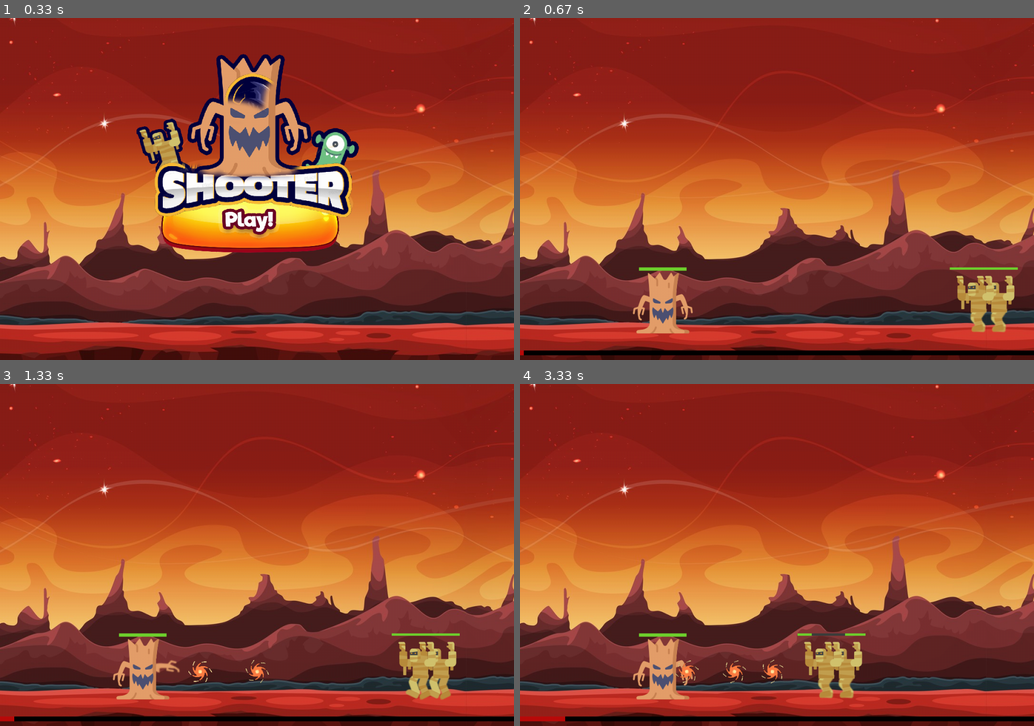
Above: before the commit, frames 1-4 (two rows, left to right).
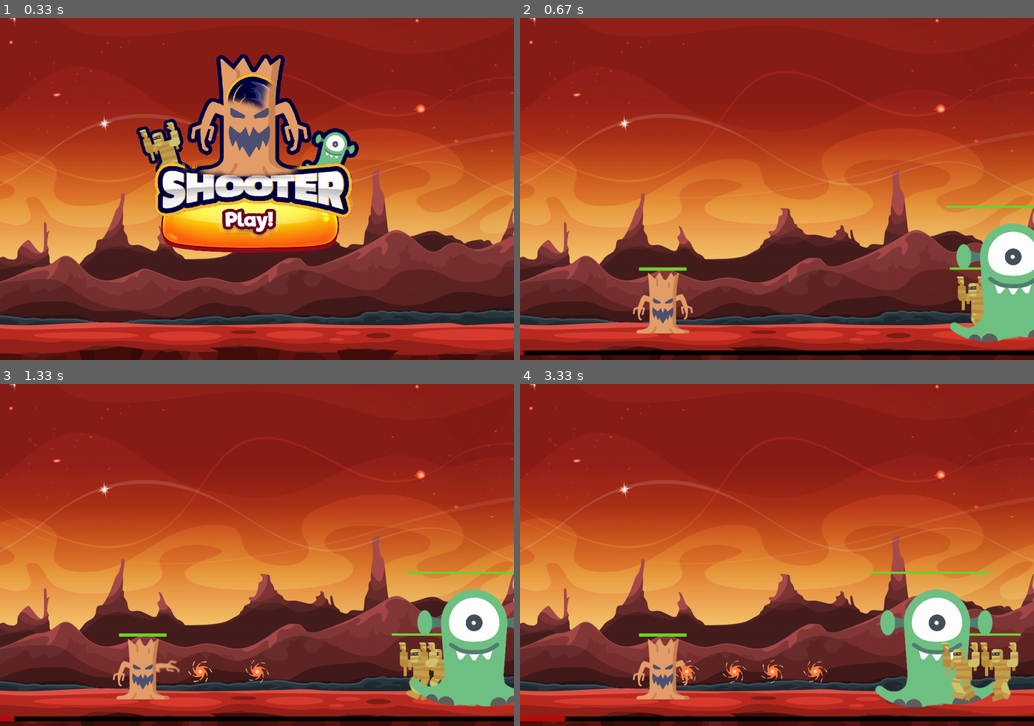
Above: after the commit, the same moments.

Repository: MounirBlk/PYGAME-RPG
Game: pygame game, started from main.py
Same seed, same stepped clock (60 frames per second), same inputs: the game is played once before the commit and once after it.
Inputs (mouse positions are in pixels of both pictures, inside the frame that each line leads up to):
- Up to frame 1 (0.33 s): no input
- Up to frame 2 (0.67 s): click (777, 189) at 0.38 s
- Up to frame 3 (1.33 s): tap Space at 0.67, 1.07 s
- Up to frame 4 (3.33 s): tap Space at 1.37, 1.57, 1.9, 2.2, 2.4, 2.7, 2.97, 3.3 s

Frame 1 is identical in both runs. In frame 2, 4.0% of the frame differs, in the area x 82-100%, y 54-95%; in frame 3, 5.0%; in frame 4, 7.3%, in the area x 54-98%, y 54-95%.

Commit message:
🚀 RELEASE: PART 9 - ALIEN AND FPS

Diff:
--- a/animation.py
+++ b/animation.py
@@ -4,9 +4,11 @@
 import random
 
 class AnimateSprite(pygame.sprite.Sprite):
-    def __init__(self, sprite_name):
+    def __init__(self, sprite_name, size = (200, 200)):
         super().__init__()
+        self.size = size
         self.image = pygame.image.load(f'assets/{sprite_name}.png')
+        self.image = pygame.transform.scale(self.image, self.size)
         self.current_image = 0
         self.images = animations.get(sprite_name)
         self.animation = False
@@ -21,6 +23,7 @@
                 if loop is False:
                     self.animation = False
             self.image = self.images[self.current_image]
+            self.image = pygame.transform.scale(self.image, self.size)
 
 # chargement des images d'un sprite
 def load_animation_images(sprite_name):
--- a/comet.py
+++ b/comet.py
@@ -2,6 +2,7 @@
 import pygame
 from pygame import * #a retirer
 import random
+from monster import *
 
 class Comet(pygame.sprite.Sprite):
     def __init__(self, comet_event):
@@ -18,8 +19,7 @@
         self.comet_event.all_comets.remove(self)
         if len(self.comet_event.all_comets) == 0: # check si le nb de comets est a 0
             self.comet_event.reset_percent()
-            for i in range(2):
-                self.comet_event.game.spawn_monster()
+            self.comet_event.game.start()
 
     def fall(self):
         self.rect.y += self.speed
--- a/game.py
+++ b/game.py
@@ -2,11 +2,12 @@
 import pygame
 from pygame import * #a retirer
 from player import Player
-from monster import Monster
+from monster import *
 from comet_event import CometFallEvent
 import math
 import random
 
+FPS = 60
 class Game:
     def __init__(self):
         self.is_playing = False # definir si le jeu a commencé ou pas
@@ -25,7 +26,8 @@
     def start(self):
         self.is_playing = True
         for monster in range(2):
-            self.spawn_monster()
+            self.spawn_monster(Mummy)
+        self.spawn_monster(Alien)
 
     def game_over(self): # remettre le jeu à neuf
         self.all_monsters = pygame.sprite.Group()
@@ -50,8 +52,8 @@
     def check_collision(self, sprite, group):
         return pygame.sprite.spritecollide(sprite, group, False, pygame.sprite.collide_mask)
 
-    def spawn_monster(self):
-        self.all_monsters.add(Monster(self))
+    def spawn_monster(self, monster_class_name):
+        self.all_monsters.add(monster_class_name.__call__(self)) # instancie la Class en fonction du parametre de la fonction
 
     def walls(self, direction):
         if direction == 'right':
@@ -114,5 +116,5 @@
                     if self.play_button_rect.collidepoint(event.pos):
                         self.start() # lancer le jeu
 
-            clock.tick(60) #SET FPS
+            clock.tick(FPS) #SET FPS
         pygame.quit() #Quit
--- a/monster.py
+++ b/monster.py
@@ -5,8 +5,8 @@
 import math
 import animation
 class Monster(animation.AnimateSprite):
-    def __init__(self, game):
-        super().__init__('mummy')
+    def __init__(self, game, name, size, offset = 0):
+        super().__init__(name, size)
         self.game = game
         health = 100
         self.health = health
@@ -14,18 +14,22 @@
         self.attack = 0.3
         self.rect = self.image.get_rect()
         self.rect.x = math.ceil(self.game.screen.get_width() * 0.9) - random.randint(0, 150)
-        self.rect.y = math.ceil(self.game.player.rect.y + (self.game.player.rect.y / 12.5))
+        self.rect.y = math.ceil(self.game.player.rect.y + (self.game.player.rect.y / 12.5)) - offset
         self.speed = random.randint(2, 4)
         self.start_animation()
 
     def get_damage(self, amount):
         self.health -= amount # infliger des dégats au monstre
         if self.health <= 0: # verifier le nombre de points de vie
-            # reapparaitre comme un nouveau monstre (possibilité de supprimer le monstre avec self.player.all_monsters.remove(self) # supprimer le monstre )
-            self.rect.x = math.ceil(self.game.screen.get_width() * 0.9) - random.randint(0, 150)
+            # reapparaitre comme un nouveau monstre (possibilité de supprimer le monstre avec self.game.all_monsters.remove(self))
+            '''self.rect.x = math.ceil(self.game.screen.get_width() * 0.9) - random.randint(0, 150)
             self.rect.y = math.ceil(self.game.player.rect.y + (self.game.player.rect.y / 12.5))
             self.health = self.max_health
-            self.speed = random.randint(2, 3)
+            self.speed = random.randint(2, 3)'''
+            self.game.all_monsters.remove(self)
+            tabTypeMonstersClass = [Mummy, Alien]
+            typeMonsterClass = tabTypeMonstersClass[random.randint(0, len(tabTypeMonstersClass) - 1)]
+            self.game.spawn_monster(typeMonsterClass)
 
             if self.game.comet_event.is_full_loaded(): # check si la barre d'evement de comet est chargé
                 self.game.all_monsters.remove(self)
@@ -44,3 +48,16 @@
         else:
             self.game.player.get_damage(self.attack)
             #infliger des dégats au player si le monstre est en collision
+
+class Mummy(Monster):
+    def __init__(self, game):
+        super().__init__(game, 'mummy', (130, 130))
+
+class Alien(Monster):
+    def __init__(self, game):
+        super().__init__(game, 'alien', (300, 300), offset = 130)
+        health = 250
+        self.health = health
+        self.max_health = health
+        self.attack = 0.5
+        self.speed = random.randint(1, 2)
--- a/player.py
+++ b/player.py
@@ -11,7 +11,7 @@
         health = 100
         self.health = health
         self.max_health = health
-        self.attack = 10
+        self.attack = 50
         self.speed = 10 #pixel
         self.all_projectiles = pygame.sprite.Group()
         #self.image = pygame.image.load('assets/player.png')
